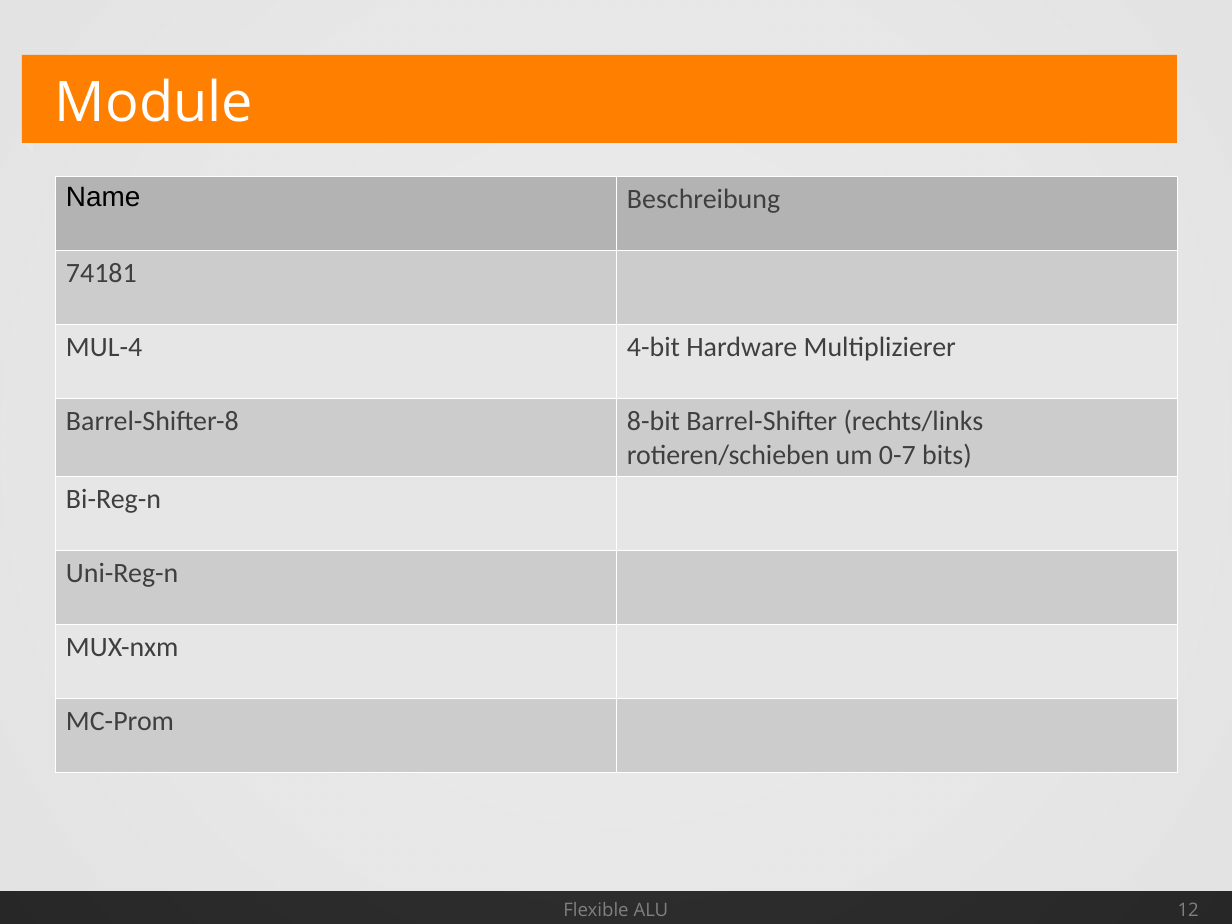
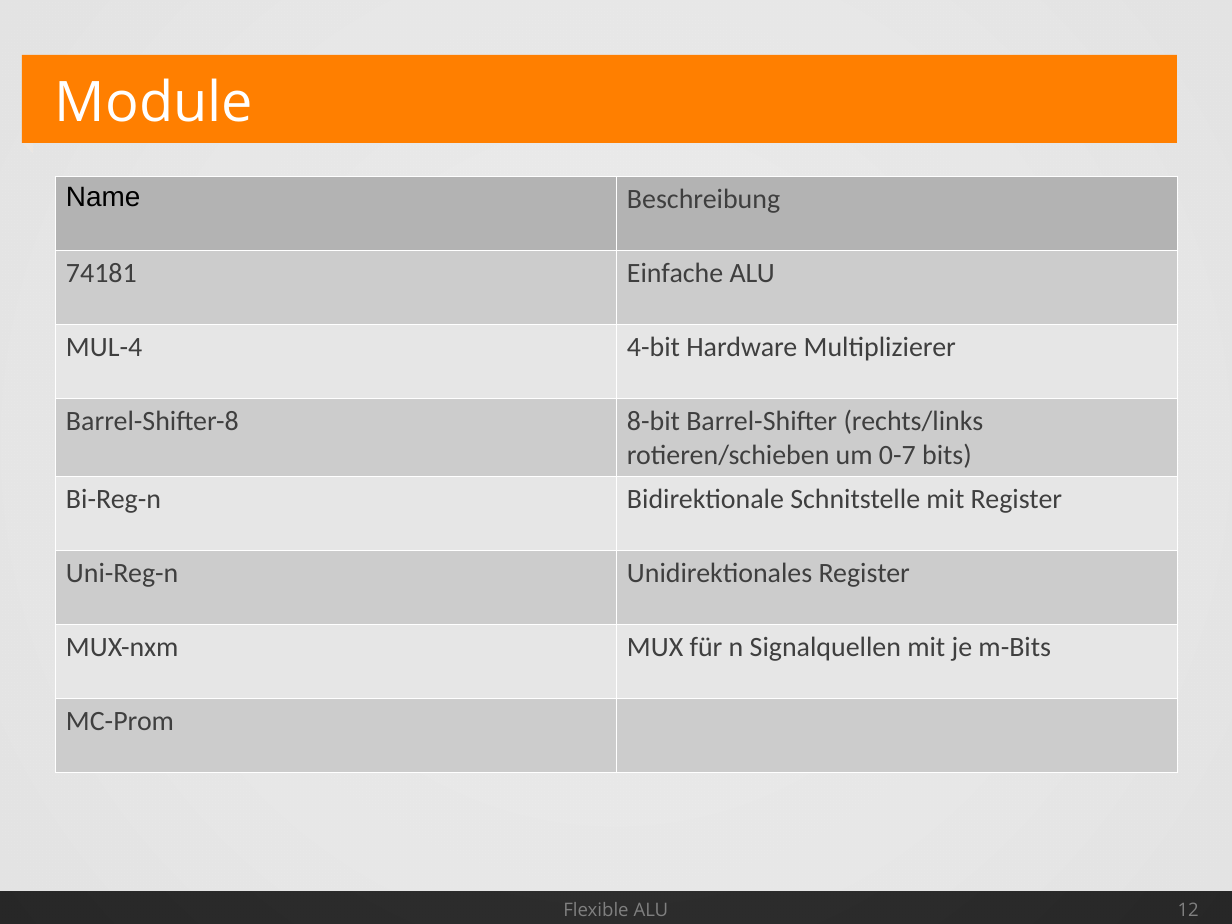
Before and after one commit to Geend/FHDWLogicWorksLib, a slide deck: slide 12 of alu-4/Spec/AluSpec.odp. Drawn at 1232x924 pixels with LibreOffice and Linux fonts; fonts in the diff are those of the drawing. Boxes give left, top, right and bottom in pixels: in the first picture for what was removed or moved away, otherwise in the second. Text is boxed around its words. In the diff, an @@ line names an element or a change of style, - is before the commit and + after.

Commit message:
updated alu-4 presentation

```diff
--- a/alu-4/Spec/AluSpec.odp
+++ b/alu-4/Spec/AluSpec.odp
@@ table at bbox=[55, 176, 1177, 768] @@
-row 2, column 2: 
+row 2, column 2: Einfache ALU
-row 5, column 2: 
+row 5, column 2: Bidirektionale Schnitstelle mit Register
-row 6, column 2: 
+row 6, column 2: Unidirektionales Register
-row 7, column 2: 
+row 7, column 2: MUX für n Signalquellen mit je m-Bits
```
Also in this commit, not shown: 2 other slides changed, 1 other file.
